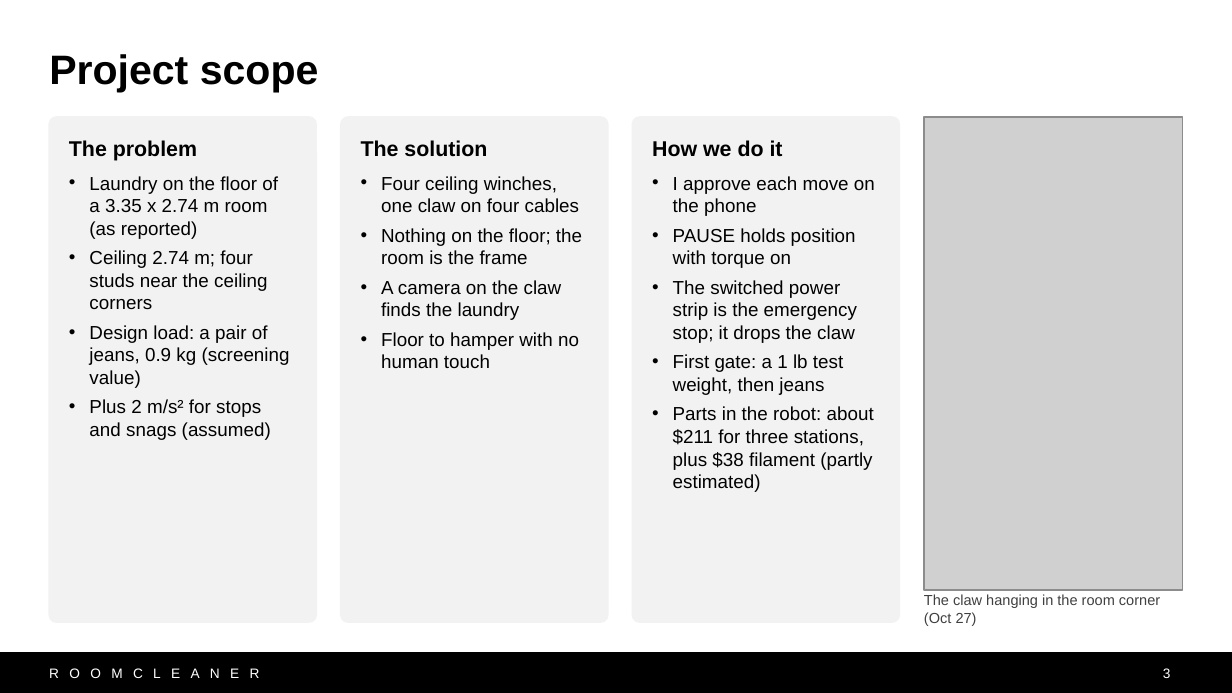
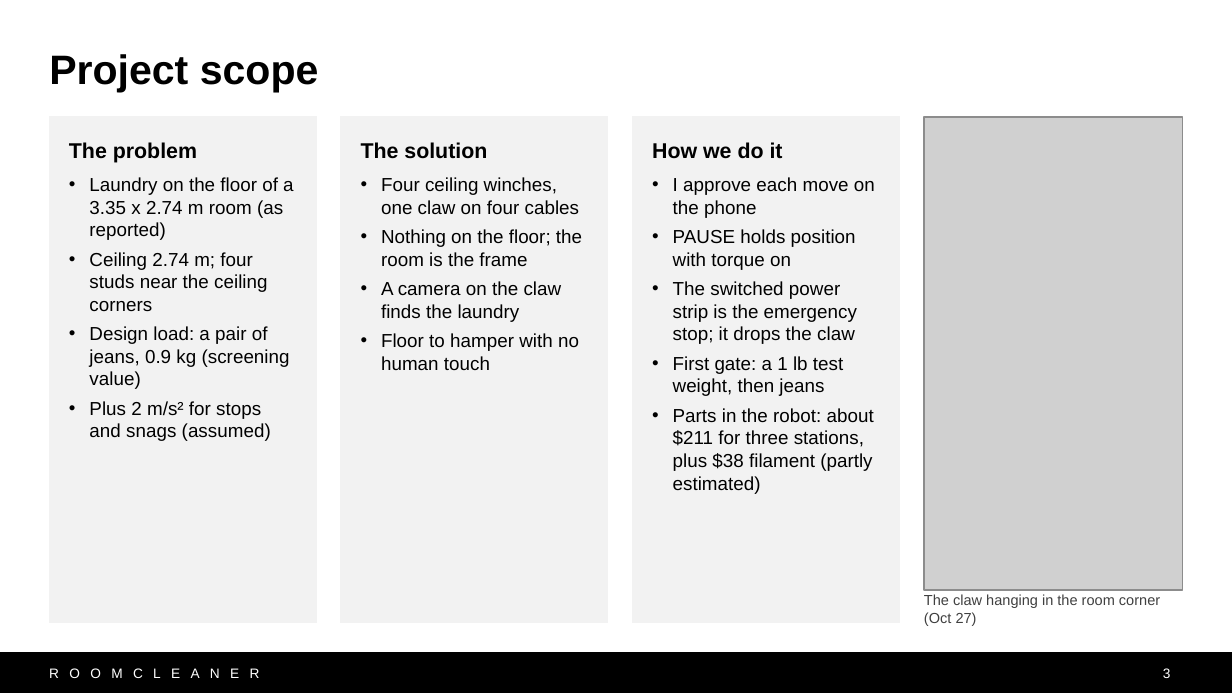
Before and after one commit to Jaspario1199/RoomCleaner, a slide deck: slide 3 of docs/presentation/deck_v10/RoomCleaner_Buntinx_v10.pptx. Drawn at 1232x693 pixels with LibreOffice and Linux fonts; fonts in the diff are those of the drawing; grey boxes stand for pictures. Boxes give left, top, right and bottom in pixels: in the first picture for what was removed or moved away, otherwise in the second. Text is boxed around its words. In the diff, an @@ line names an element or a change of style, - is before the commit and + after.

```diff
--- a/docs/presentation/deck_v10/RoomCleaner_Buntinx_v10.pptx
+++ b/docs/presentation/deck_v10/RoomCleaner_Buntinx_v10.pptx
@@ rectangle "The problem": place and size @@
-rectangle "The problem" at (89,176,290,440)
+rectangle "The problem" at (49,117,317,622)
@@ rounded rectangle removed at (49,117,317,622) @@
@@ rectangle "The solution": place and size @@
-rectangle "The solution" at (381,176,582,368)
+rectangle "The solution" at (341,117,609,622)
@@ rounded rectangle removed at (341,117,609,622) @@
@@ fill none to #F2F2F2; outline none to #F2F2F2 0.75 pt in 3 elements at (49,117,317,622), (341,117,609,622), (632,117,899,622) @@
@@ rectangle "How we do it": place and size @@
-rectangle "How we do it" at (673,176,875,492)
+rectangle "How we do it" at (632,117,899,622)
@@ rounded rectangle removed at (632,117,899,622) @@
@@ text in rectangle at (69,142,197,163): paragraph added @@
+The problem
@@ text removed at (69,140,197,161) @@
-The problem
@@ text in rectangle at (361,142,487,159): paragraph added @@
+The solution
@@ text removed at (361,140,487,157) @@
-The solution
@@ text in rectangle at (652,142,783,159): paragraph added @@
+How we do it
@@ text removed at (652,140,783,157) @@
-How we do it
```
Also in this commit, not shown: 15 other slides changed, 4 other files.
